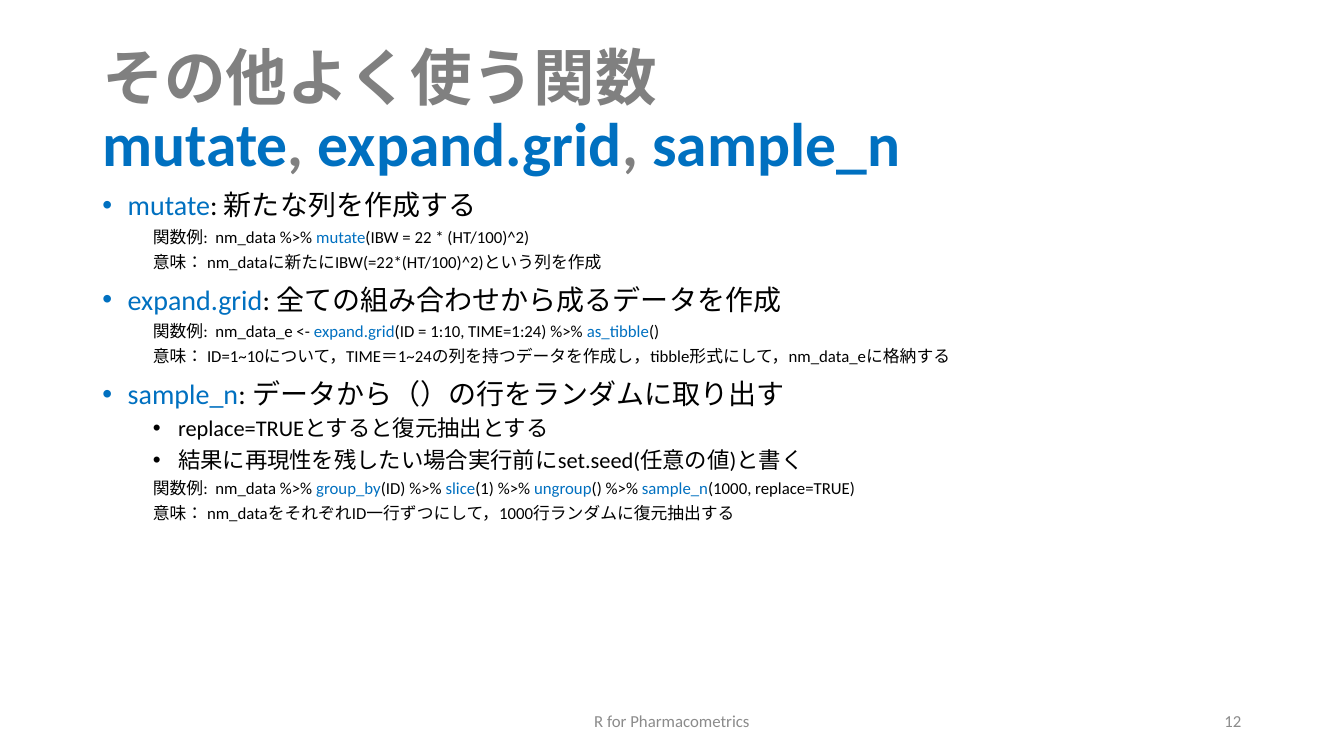
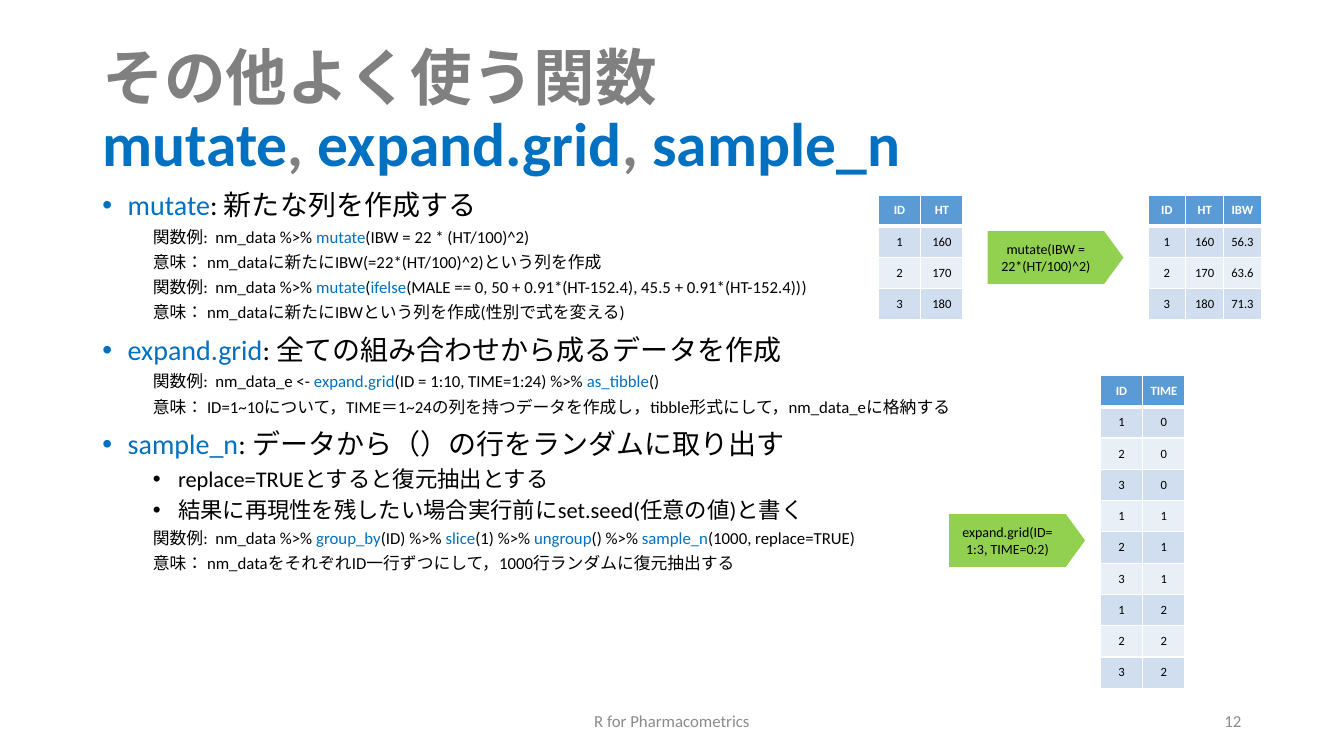
Before and after one commit to MasatoFukae/R-for-PMx, a slide deck: slide 12 of sample/1_data_handling.pptx. Drawn at 1344x756 pixels with LibreOffice and Linux fonts; fonts in the diff are those of the drawing. Boxes give left, top, right and bottom in pixels: in the first picture for what was removed or moved away, otherwise in the second. Text is boxed around its words. In the diff, an @@ line names an element or a change of style, - is before the commit and + after.

Commit message:
Modified ppt for EDA
Modified ppt for EDA

```diff
--- a/sample/1_data_handling.pptx
+++ b/sample/1_data_handling.pptx
@@ table added at <box>878,195,963,320</box>, 4 rows, 2 columns @@
+ID | HT
+1 | 160
+2 | 170
+3 | 180
@@ table added at <box>1148,195,1263,320</box>, 4 rows, 3 columns @@
+ID | HT | IBW
+1 | 160 | 56.3
+2 | 170 | 63.6
+3 | 180 | 71.3
@@ right arrow added at <box>988,231,1124,283</box>, fill #92D050, 10 pt, text #000000 @@
+mutate(IBW = 22*(HT/100)^2)
@@ text at <box>153,279,807,321</box>: paragraphs added @@
+  関数例: nm_data %>% mutate(ifelse(MALE == 0, 50 + 0.91*(HT-152.4), 45.5 + 0.91*(HT-152.4)))
+  意味： nm_dataに新たにIBWという列を作成(性別で式を変える)
@@ table added at <box>1101,376,1186,690</box>, 10 rows, 2 columns @@
+ID | TIME
+1 | 0
+2 | 0
+3 | 0
+1 | 1
+2 | 1
+3 | 1
+1 | 2
+2 | 2
+3 | 2
@@ right arrow added at <box>950,514,1086,567</box>, fill #92D050, 10 pt, text #000000 @@
+expand.grid(ID=1:3, TIME=0:2)
```
Also in this commit, not shown: 3 other slides changed, 1 other file.
